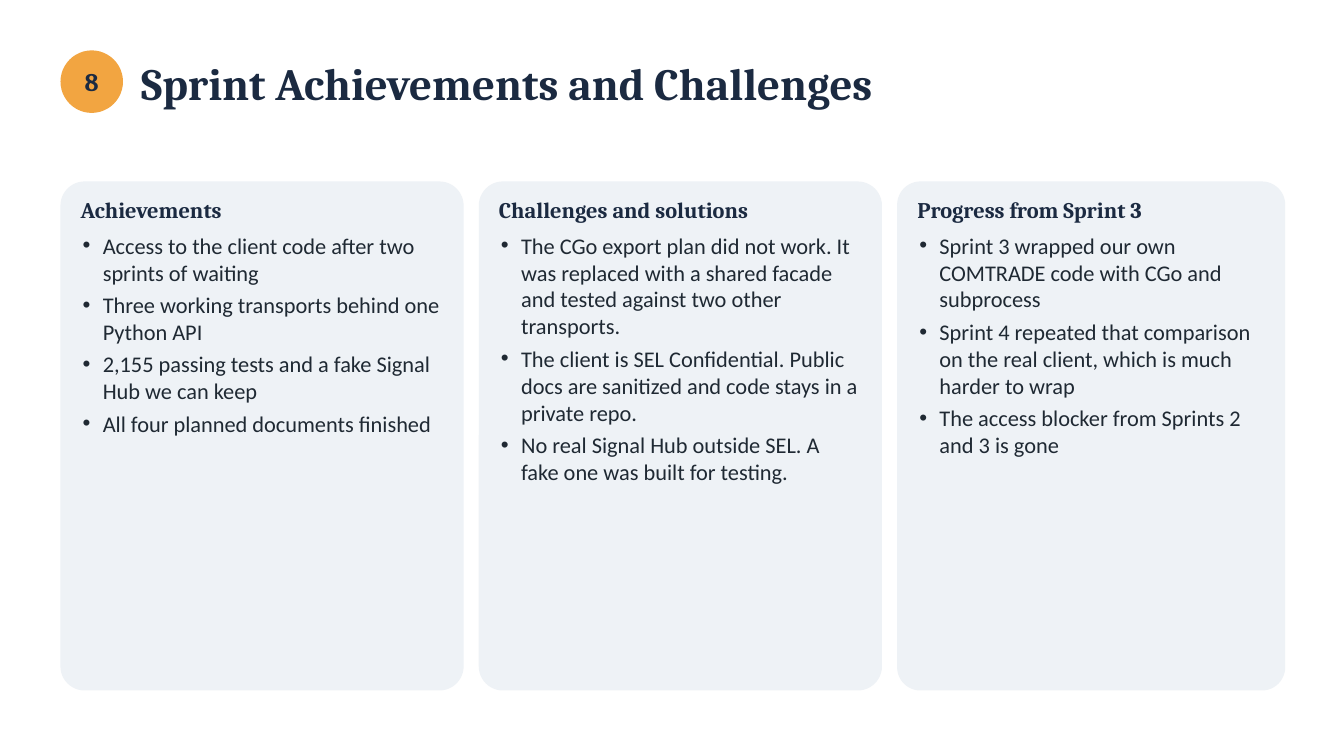
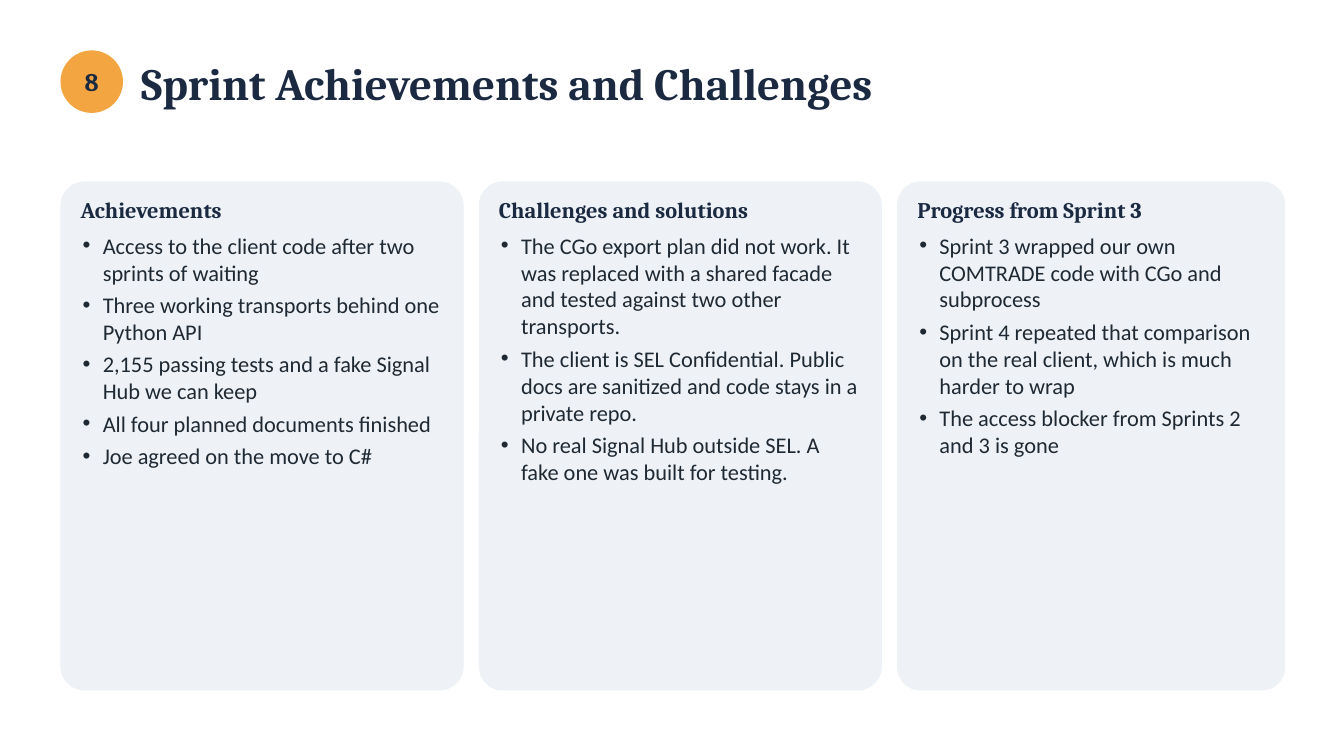
Before and after one commit to calebh13/sel-blueframe-sdk, a slide deck: slide 11 of Sprints/Sprint_4/Sprint 4 Presentation.pptx (slide 17 before the commit). Drawn at 1344x756 pixels with LibreOffice and Linux fonts; fonts in the diff are those of the drawing. Boxes give left, top, right and bottom in pixels: in the first picture for what was removed or moved away, otherwise in the second. Text is boxed around its words. In the diff, an @@ line names an element or a change of style, - is before the commit and + after.

```diff
--- a/Sprints/Sprint_4/Sprint 4 Presentation.pptx
+++ b/Sprints/Sprint_4/Sprint 4 Presentation.pptx
@@ text at <box>103,448,372,468</box>: paragraph added @@
+• Joe agreed on the move to C#
```
Also in this commit, not shown: 5 other slides changed, 2 slides added, 8 slides removed, 8 other files.
